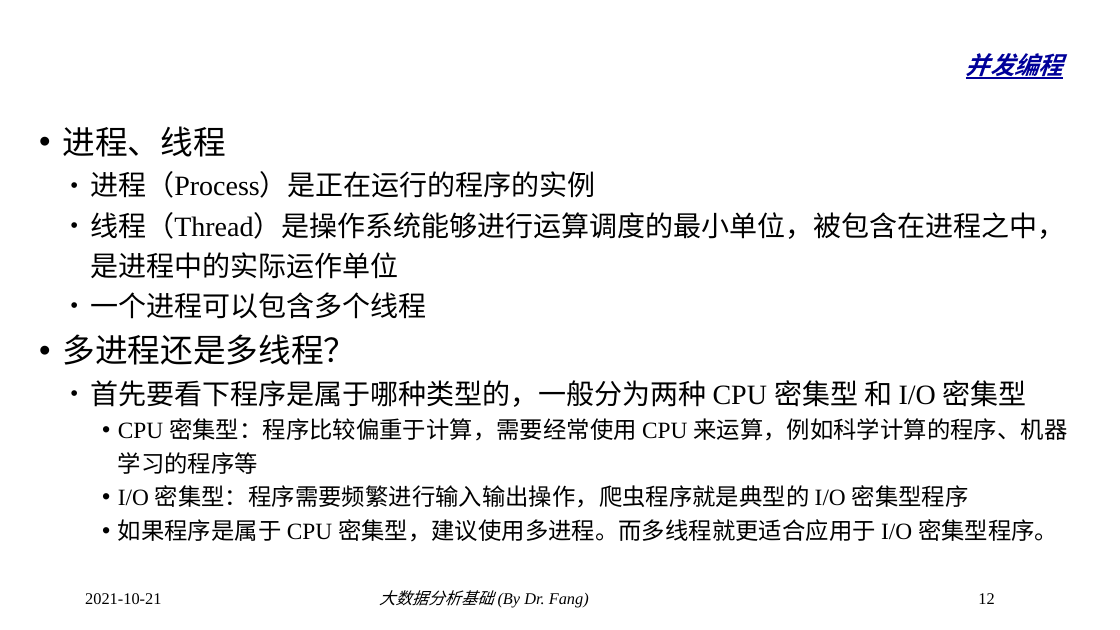
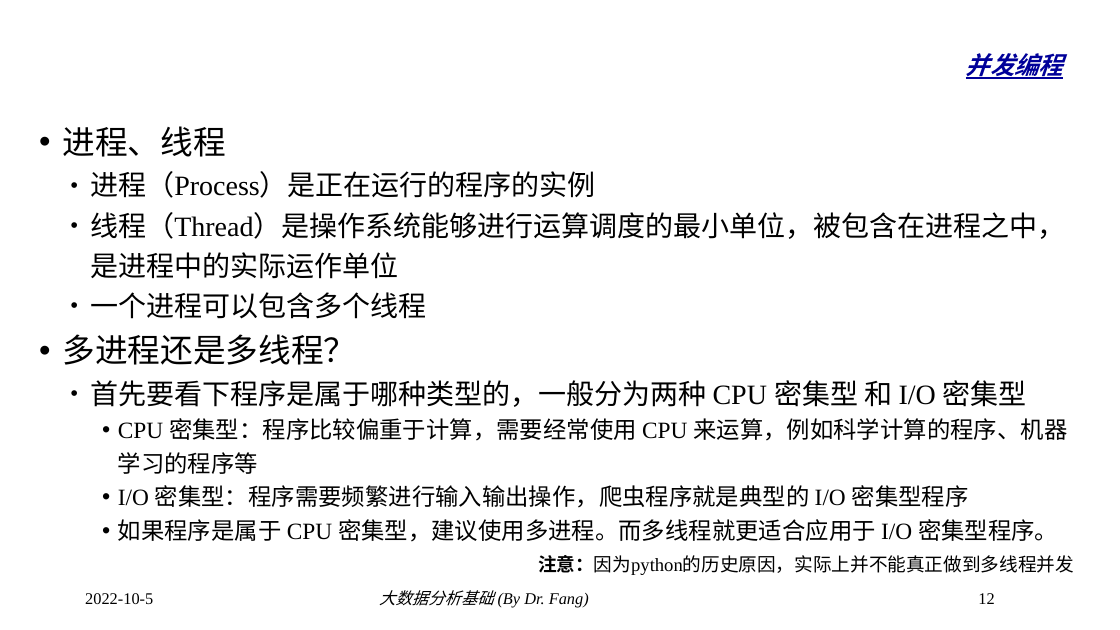
Before and after one commit to dr-fang/BDA, a slide deck: slide 12 of slides/3_PythonCrawler.pptx. Drawn at 1120x630 pixels with LibreOffice and Linux fonts; fonts in the diff are those of the drawing; background and template pictures are left out. Boxes give left, top, right and bottom in pixels: in the first picture for what was removed or moved away, otherwise in the second. Text is boxed around its words. In the diff, an @@ line names an element or a change of style, - is before the commit and + after.

```diff
--- a/slides/3_PythonCrawler.pptx
+++ b/slides/3_PythonCrawler.pptx
@@ text added at (x1=538, y1=555, x2=1074, y2=575), 16 pt, text #000000 @@
+注意：因为python的历史原因，实际上并不能真正做到多线程并发
@@ text at (x1=85, y1=593, x2=153, y2=604): text changed @@
-2021-10-21
+2022-10-5
```
Also in this commit, not shown: 10 other slides changed.
